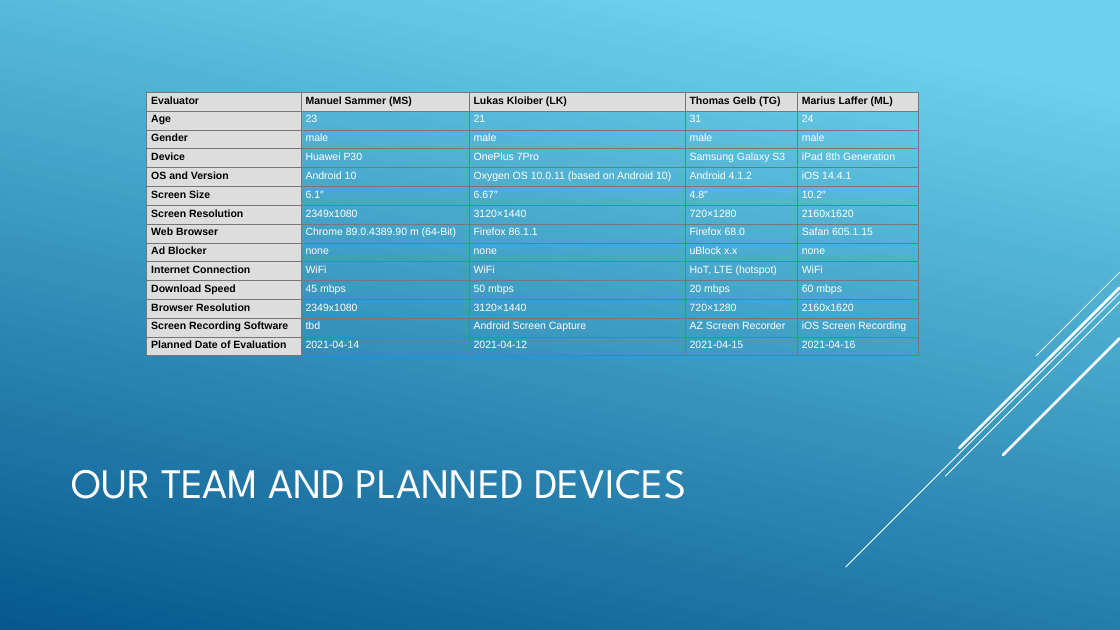
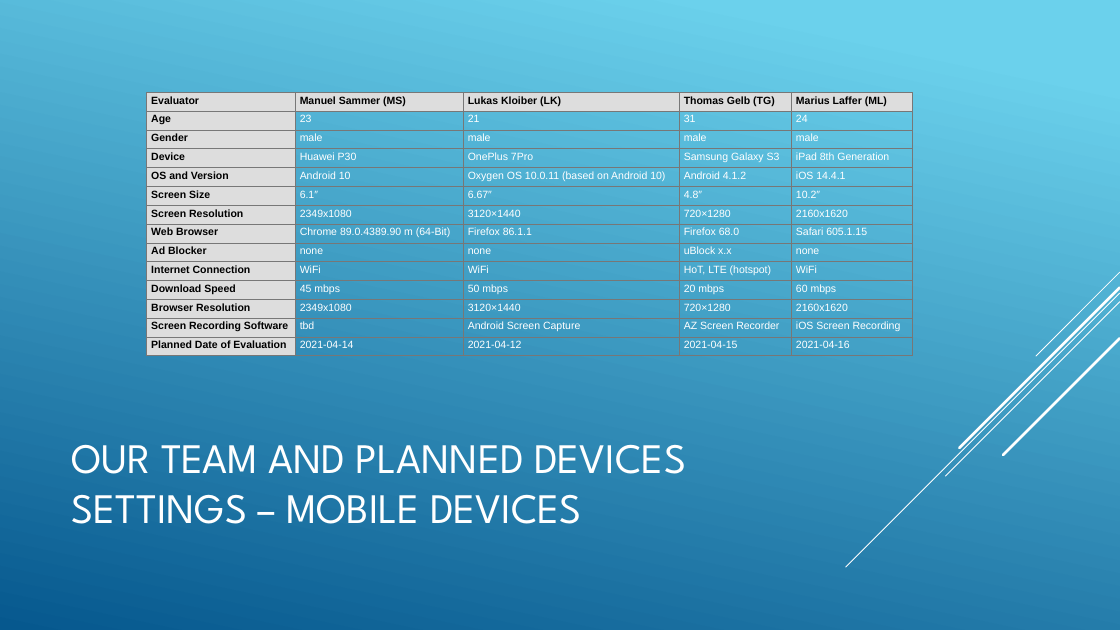
Before and after one commit to Deadmann1/hci_06_06, a slide deck: slide 3 of Presentation1.pptx. Drawn at 1120x630 pixels with LibreOffice and Linux fonts; fonts in the diff are those of the drawing. Boxes give left, top, right and bottom in pixels: in the first picture for what was removed or moved away, otherwise in the second. Text is boxed around its words. In the diff, an @@ line names an element or a change of style, - is before the commit and + after.

```diff
--- a/Presentation1.pptx
+++ b/Presentation1.pptx
@@ table: place and size @@
-table at <box>147,92,919,356</box>
+table at <box>147,92,913,356</box>
@@ title at <box>71,444,686,524</box>: text changed @@
-OUR TEAM AND PLANNED DEVICES
+OUR TEAM AND PLANNED DEVICES SETTINGS – MOBILE DEVICES
```
Also in this commit, not shown: 1 slide added.
